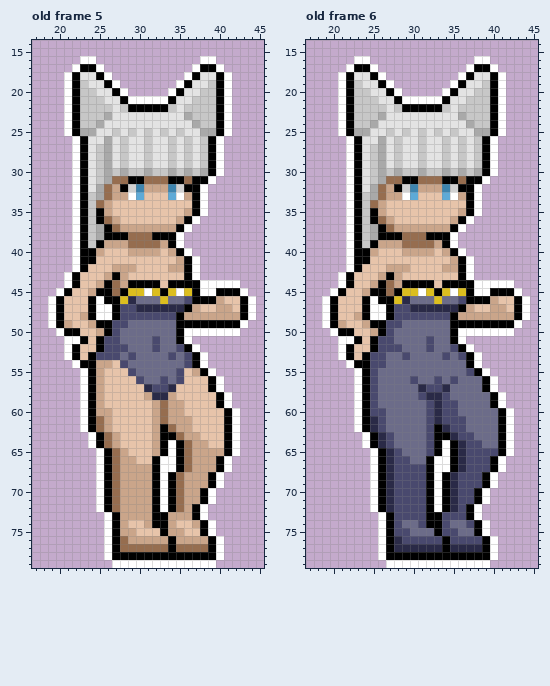
Two states of a pixel-art file, Assets/___________________SpriteSheets/my/portrates/Sis O' Battle Body.aseprite. The first picture shows the starting point.
64x80 pixels, 11 frames. Shown: old frame 5: x 17..45, y 14..79; old frame 6: x 17..45, y 14..79. The commit also changed other frames, which this record leaves out.
After the commit:
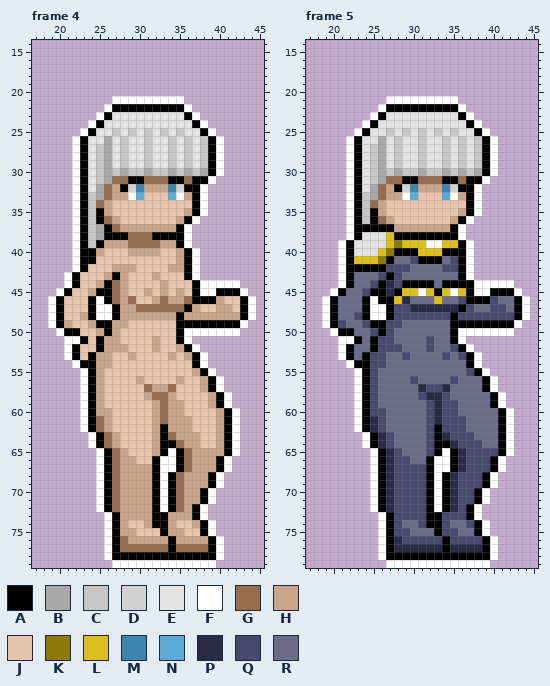
Palette (. is transparent): A #000000  B #a9a9a9  C #c7c7c7  D #d1d1d1  E #e3e3e3  F #ffffff  G #966d4f  H #caa58a  J #e7c4aa  K #8d780a  L #dcbe1f  M #3d84ae  N #5eaad7  P #2a2a47  Q #49496e  R #6c6c89
Change:
frames 11 -> 16
layer "Flattened" added
Frame 4 against old frame 5, layers "Layer 1", "Flattened":
y 16: x 23..24 FF -> ..; x 38..39 FF -> ..
y 17: x 22..25 FAAF -> ....; x 37..40 FAAF -> ....
y 18: x 21..26 FAEEAF -> ......; x 36..41 FAEEAF -> ......
y 19: x 21..27 FACEEAF -> .......; x 35..41 FAEECAF -> .......
y 20: x 21..28 FACCEEAF -> ........; x 34..41 FAEECCAF -> ........
y 21: x 21..28 FACCCEEA -> ......FF; x 34..41 AEECCCAF -> FF......
y 22: x 21..28 FACCCCEC -> .....FAA; x 34..41 CECCCCAF -> AAF.....
y 23: x 21..26 FACCCB -> ....FA; x 36..41 BCCCAF -> AF....
y 24: x 21..25 FACCB -> ...FA; x 37..41 BCCAF -> AF...
y 25: x 21..24 FABB -> ..FA; x 38..41 BBAF -> AF..
y 38: x 35..36 F. -> AF
y 39: x 34..36 AF. -> HAF
y 40: x 34..37 HAF. -> JHAF
y 43: x 32 J -> H
y 44: x 29..36 AAAAJAAA -> JJJJHJJJ
y 45: x 28..36 ALLFLALFL -> HJJHJHJHJ
y 46: x 27..36 ALPRRRLRRQ -> GHGJJHGHHG
y 47: x 28..35 QQPPPPPP -> HHGGGGGG
y 48: x 28..34 QQQQQQQ -> HHHHHHH
y 49: x 27..34 QQRRRRRR -> HHJJJJJJ
y 50: x 27..34 QRRRRRRR -> HJJJJJJJ
y 51: x 26..34 QQRRRRQRR -> HHJJJJHJJ
y 52: x 26..35 QQQRRRQRRQ -> HHHJJJHJJH
y 53: x 25..36 QQQRQRRRRQRQ -> HHJJHJJJJHJH
y 54: x 28..36 QRRRRRRRQ -> JJJJJJJJJ
y 55: x 29..35 QRRRRRQ -> JJJJJJJ
y 56: x 30..35 QRRQRQ -> HJJJJH; x 38 J -> H
y 57: x 31..34 PQQP -> GHHG; x 38 J -> H
y 58: x 32..33 PP -> GG; x 39 J -> H
y 59: x 39 J -> H
y 60..61: x 40 J -> H
y 62: x 34 G -> H; x 40 J -> H
y 63: x 34..35 AG -> GH; x 40 J -> H
y 64: x 34..36 FAG -> AGH; x 38 H -> J; x 40 J -> H
Frame 5 against old frame 6, layers "Layer 1", "Flattened":
y 16: x 23..24 FF -> ..; x 38..39 FF -> ..
y 17: x 22..25 FAAF -> ....; x 37..40 FAAF -> ....
y 18: x 21..26 FAEEAF -> ......; x 36..41 FAEEAF -> ......
y 19: x 21..27 FACEEAF -> .......; x 35..41 FAEECAF -> .......
y 20: x 21..28 FACCEEAF -> ........; x 34..41 FAEECCAF -> ........
y 21: x 21..28 FACCCEEA -> ......FF; x 34..41 AEECCCAF -> FF......
y 22: x 21..28 FACCCCEC -> .....FAA; x 34..41 CECCCCAF -> AAF.....
y 23: x 21..26 FACCCB -> ....FA; x 36..41 BCCCAF -> AF....
y 24: x 21..25 FACCB -> ...FA; x 37..41 BCCAF -> AF...
y 25: x 21..24 FABB -> ..FA; x 38..41 BBAF -> AF..
y 37: x 24..25 CB -> AA; x 27 G -> A
y 38: x 24..27 CBAA -> EEEL; x 29..31 GGG -> AAA; x 35..36 F. -> AF
y 39: x 21..37 .FACAHHHGGGGHAF.. -> FAEEEELKLLLFFLLAF
y 40: x 21..34 .FAAHJJJHHHHJH -> FAEEELKAAALLLA; x 36..37 F. -> AF
y 41: x 21..35 .FAAJJJJJJJJJJH -> FALLLKARRQAAARQ
y 42: x 21..22 .F -> FA; x 24..35 JJJHHHJJJJHH -> AAAQQQRRRRQQ
y 43: x 23..26 JJJH -> RRRQ; x 28..35 HJJJJJJJ -> QRRRRRRR
y 44: x 23..25 JJH -> RRQ; x 27..28 GH -> PQ; x 33 J -> R
y 45: x 22..24 JJH -> RRQ; x 27 G -> P
y 46: x 21..23 JJJ -> RRR; x 40..42 HJJ -> QRR
y 47: x 21..23 JJJ -> RRR; x 37..42 HJJHHJ -> QRRQQR
y 48: x 21..23 JJH -> RRQ; x 36..42 HHHHHHH -> QQQQQQQ
y 49: x 21..24 HJJH -> QRRQ
y 50: x 23..25 JJH -> RRQ
y 51: x 24 J -> R
y 52: x 23..24 JJ -> RR
y 53: x 23 J -> R
y 56: x 33 Q -> R
y 62: x 34 P -> Q
y 63: x 34..35 AP -> PQ
y 64: x 34..36 FAP -> APQ
Boxes around the changes in both pictures, in picture pixels (x1, y1, x2, y2):
changed: (64, 56, 128, 136)
changed: (168, 56, 232, 136)
changed: (96, 232, 224, 448)
changed: (338, 56, 402, 136)
changed: (442, 56, 506, 136)
changed: (338, 224, 514, 360)
changed: (434, 376, 442, 384)
changed: (442, 424, 466, 448)
